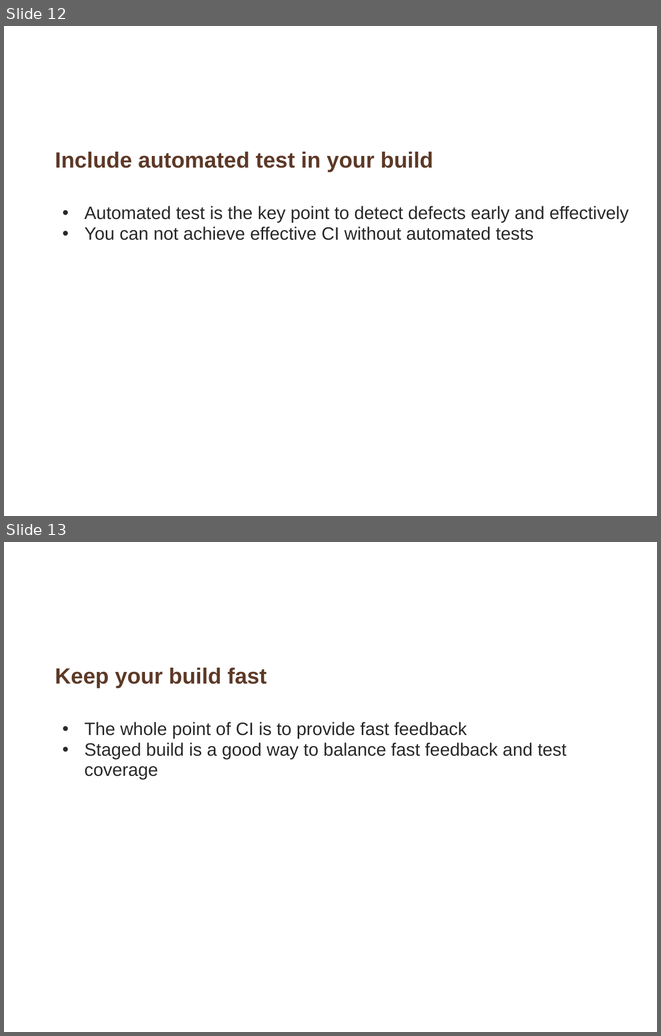
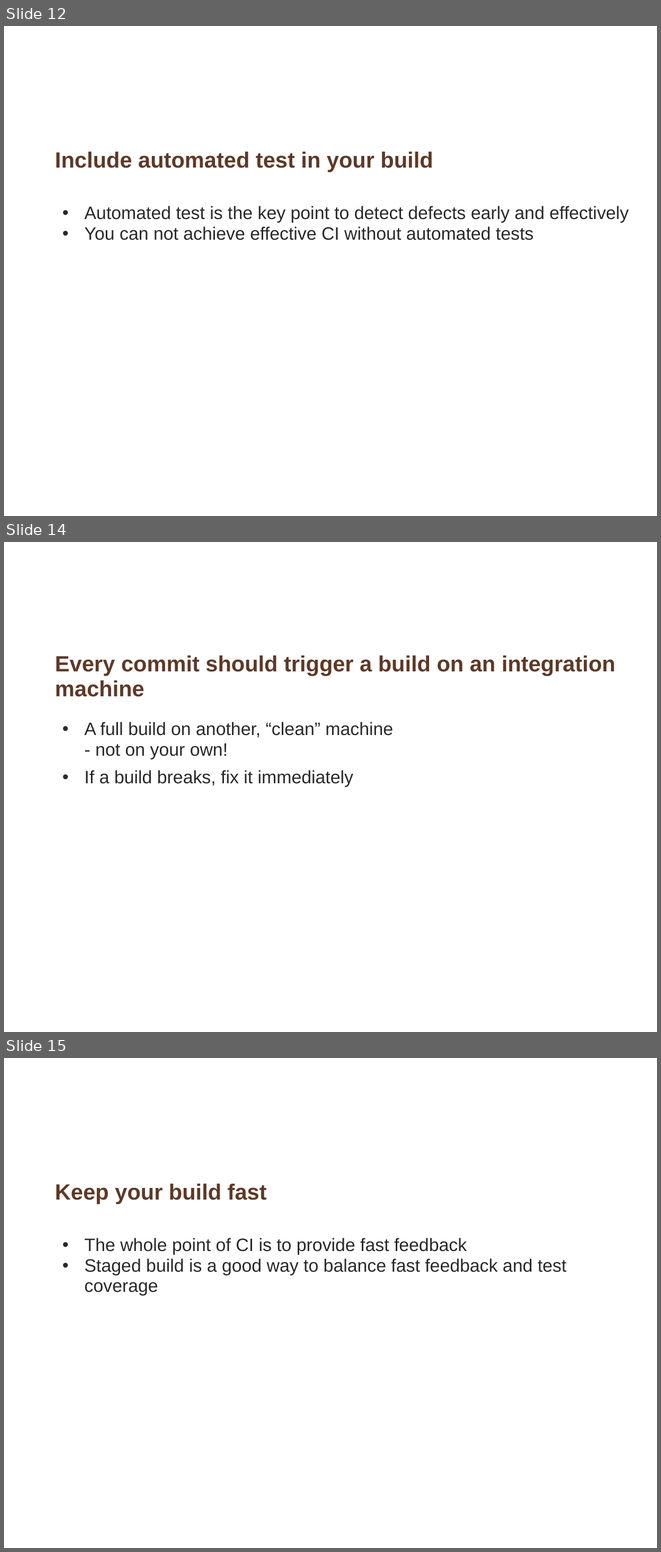
Before and after one commit to whimet/cruisetraining, a slide deck: Introduction_continuous_integration.ppt. Shown one above the other, each under a label of ours: slides 12 and 13 before the commit, slides 12, 14 and 15 after it; the slides between them are not shown. The pictures are 661x1036 and 661x1552 pixels, drawn with LibreOffice and Linux fonts; fonts in the diff are those of the drawing; background and template pictures are left out. Boxes give left, top, right and bottom in pixels: in the first picture for what was removed or moved away, otherwise in the second. Text is boxed around its words. In the diff, an @@ line names an element or a change of style, - is before the commit and + after.

```diff
--- a/Introduction_continuous_integration.ppt
+++ b/Introduction_continuous_integration.ppt
@@ slide 14 added at [4, 542, 657, 1032], background picture (left out) @@
@@ title added at [55, 655, 616, 697], 27 pt, text #5D3927, bold @@
+Every commit should trigger a build on an integration machine
@@ text added at [85, 722, 393, 787], 22 pt, text #292929 @@
+  • A full build on another, “clean” machine
+  - not on your own!
+  • If a build breaks, fix it immediately
@@ what was slide 13 is now slide 15 @@
```
Also in this commit, not shown: 2 slides changed, 2 other slides added.
